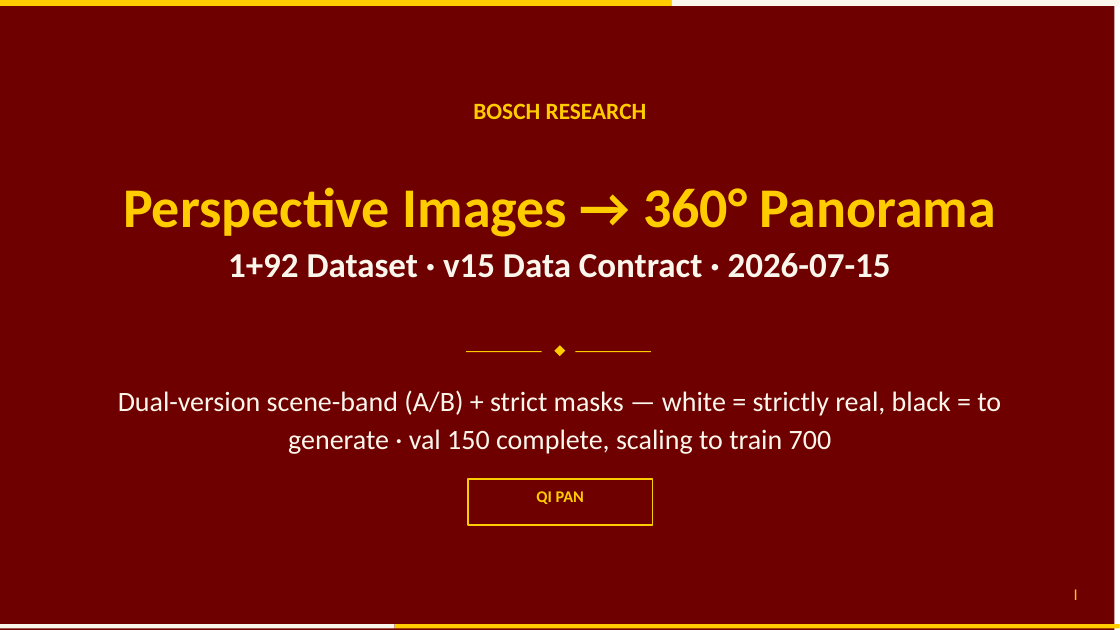
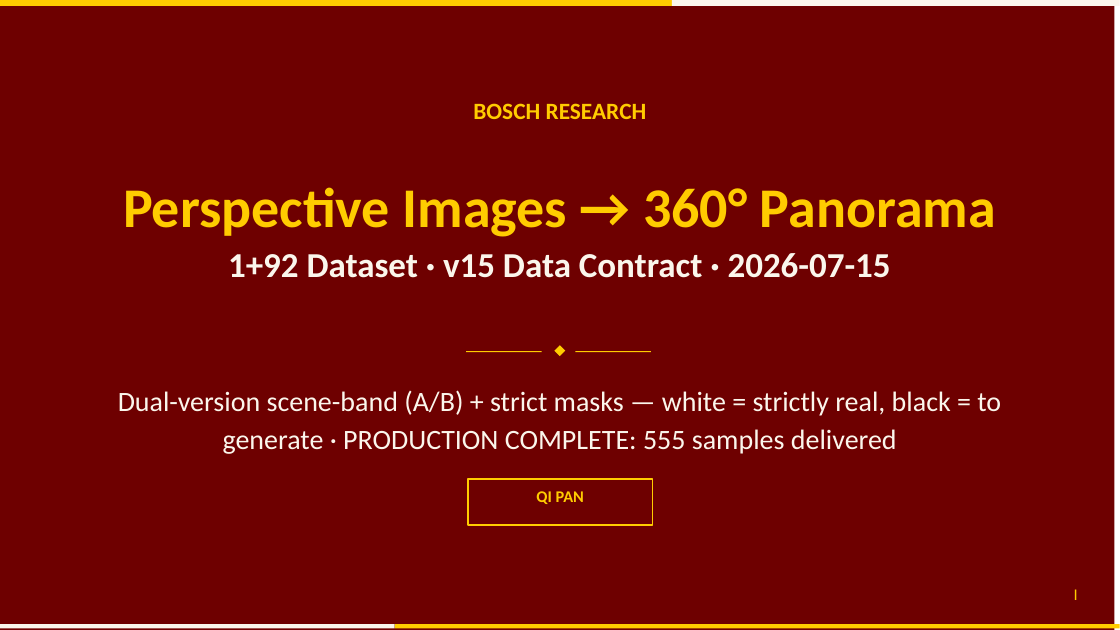
Before and after one commit to QiPan-Ronnie/Waymo2Panorama, a slide deck: slide 1 of meeting/7.15_meeting with BOSCH/Waymo2Pano_BOSCH_dataset_2026-07-15.pptx. Drawn at 1120x630 pixels with LibreOffice and Linux fonts; fonts in the diff are those of the drawing. Boxes give left, top, right and bottom in pixels: in the first picture for what was removed or moved away, otherwise in the second. Text is boxed around its words. In the diff, an @@ line names an element or a change of style, - is before the commit and + after.

```diff
--- a/meeting/7.15_meeting with BOSCH/Waymo2Pano_BOSCH_dataset_2026-07-15.pptx
+++ b/meeting/7.15_meeting with BOSCH/Waymo2Pano_BOSCH_dataset_2026-07-15.pptx
@@ text at <box>118,390,1001,454</box>: text changed @@
-Dual-version scene-band (A/B) + strict masks — white = strictly real, black = to generate · val 150 complete, scaling to train 700
+Dual-version scene-band (A/B) + strict masks — white = strictly real, black = to generate · PRODUCTION COMPLETE: 555 samples delivered
```
Also in this commit, not shown: 3 other slides changed, 1 other file.
